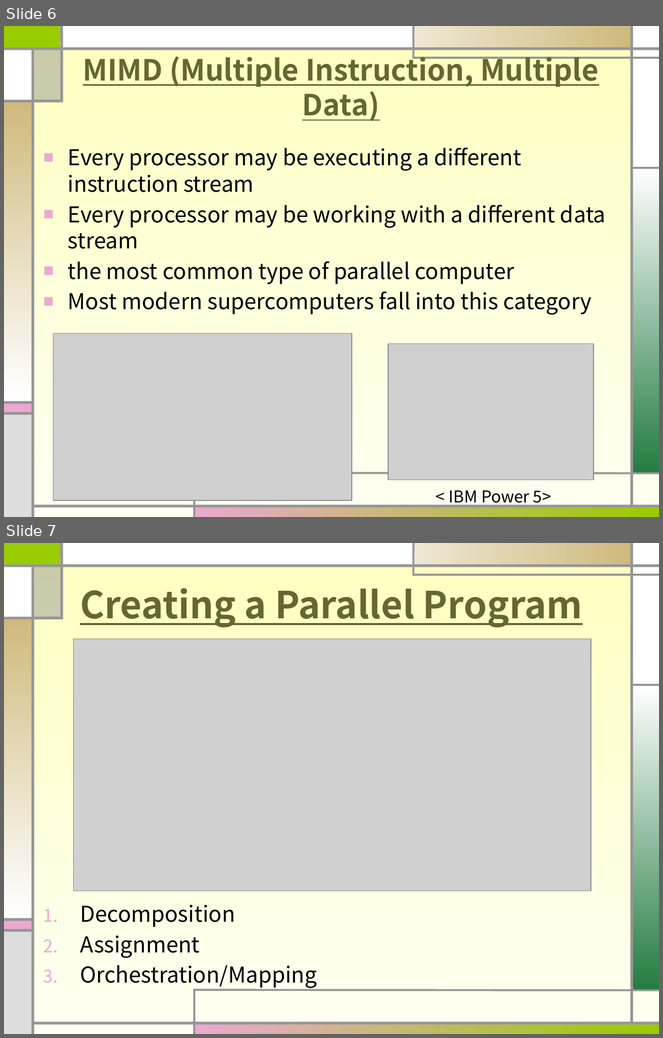
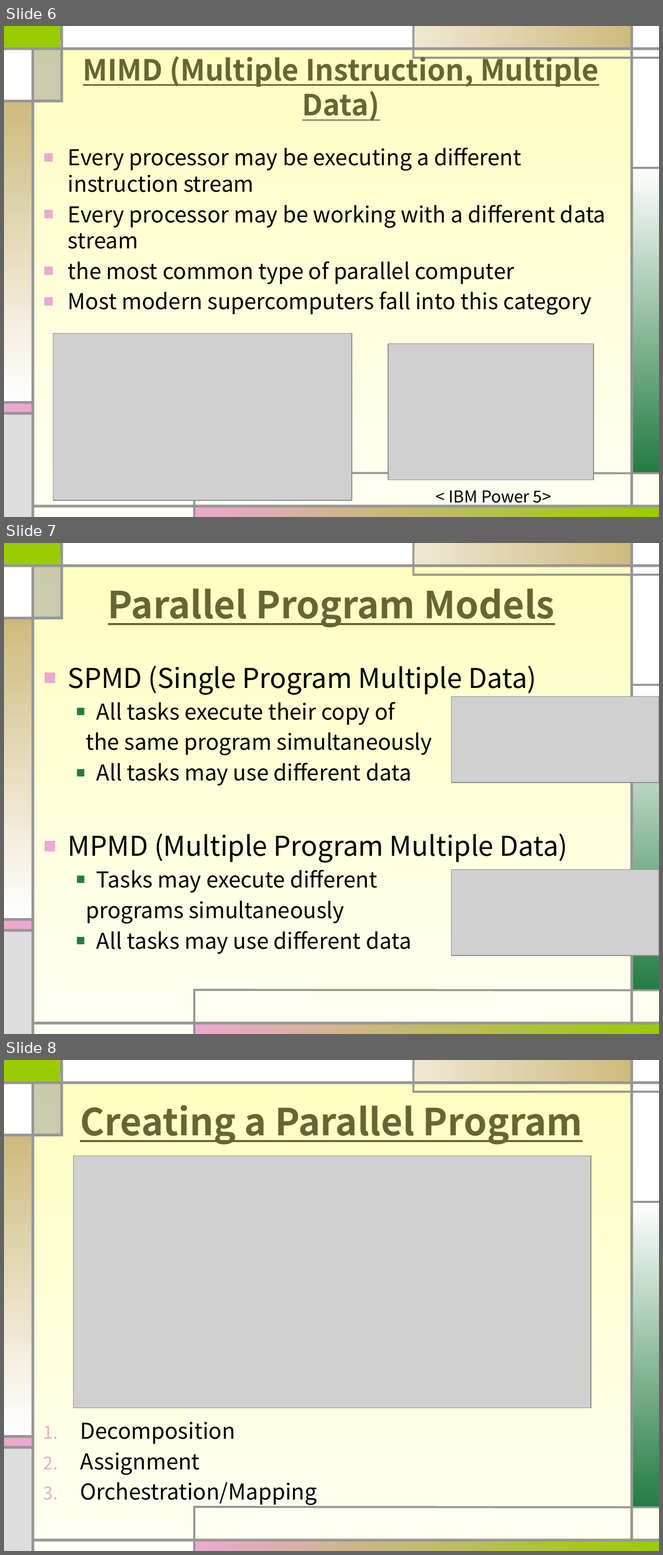
Before and after one commit to sohnbong/multicore26, a slide deck: multicore03-updated.pptx. Shown one above the other, each under a label of ours: slides 6 and 7 before the commit, slides 6, 7 and 8 after it. The pictures are 663x1038 and 663x1555 pixels, drawn with LibreOffice and Linux fonts; fonts in the diff are those of the drawing; grey boxes stand for pictures. Boxes give left, top, right and bottom in pixels: in the first picture for what was removed or moved away, otherwise in the second. Text is boxed around its words. In the diff, an @@ line names an element or a change of style, - is before the commit and + after.

```diff
--- a/multicore03-updated.pptx
+++ b/multicore03-updated.pptx
@@ slide 7 added at (x1=4, y1=543, x2=659, y2=1034), background gradient #FFFFBF to #FFFFF2; not listed: 24 template elements that a slide beside it also shows @@
@@ title added at (x1=108, y1=589, x2=555, y2=628), 41 pt, text #666633, bold, underline @@
+Parallel Program Models
@@ text added at (x1=68, y1=666, x2=568, y2=954), 24 pt, text #000000 @@
+■ SPMD (Single Program Multiple Data)
+  ■ All tasks execute their copy of
+  the same program simultaneously
+  ■ All tasks may use different data
+■ MPMD (Multiple Program Multiple Data)
+  ■ Tasks may execute different
+  programs simultaneously
+  ■ All tasks may use different data
@@ picture added at (x1=452, y1=696, x2=659, y2=782) @@
@@ picture added at (x1=452, y1=870, x2=659, y2=956) @@
@@ what was slide 7 is now slide 8 @@
```
